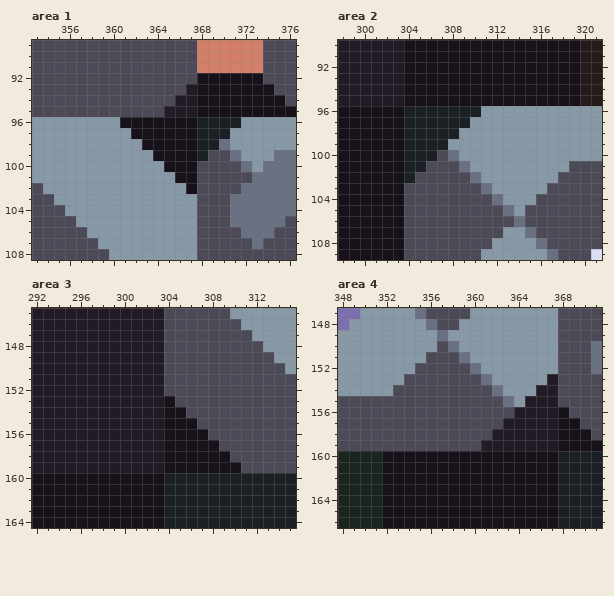
Pixel-art file -- assets/sprites/atlas/sorted-atlas.ase. The picture above is the old version.
736x736 pixels, 1 frame. Colours within 5 levels of each other are drawn and written as one. Shown: area 1: x 353..376, y 89..108; area 2: x 298..321, y 90..109; area 3: x 292..315, y 145..164; area 4: x 348..371, y 147..166. The commit also changed other parts of the picture, which this record leaves out.
After:
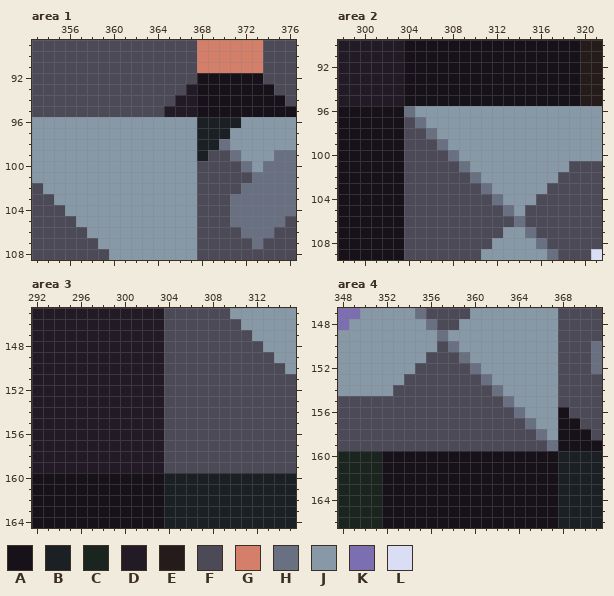
Palette (. is transparent): A #171219  B #1b2025  C #1b251f  D #221b25  E #251b1b  F #4d4a58  G #d47f6a  H #697082  J #8799a7  K #7c6fb1  L #d9def4
Edits made:
{"where": "area 1, layer \"stuff\""}
{"y":96,"x":361,"old":"AAAAAAA","new":"JJJJJJJ"}
{"y":97,"x":362,"old":"AAAAAA","new":"JJJJJJ"}
{"y":98,"x":363,"old":"AAAAA","new":"JJJJJ"}
{"y":99,"x":364,"old":"AAAA","new":"JJJJ"}
{"y":100,"x":365,"old":"AAA","new":"JJJ"}
{"y":101,"x":366,"old":"AA","new":"JJ"}
{"y":102,"x":367,"old":"A","new":"J"}
{"where": "area 2, layer \"stuff\""}
{"y":96,"x":304,"old":"BBBBBBB","new":"HJJJJJJ"}
{"y":97,"x":304,"old":"BBBBBB","new":"FHJJJJ"}
{"y":98,"x":304,"old":"BBBBB","new":"FFHJJ"}
{"y":99,"x":304,"old":"BBBB","new":"FFFH"}
{"y":100,"x":304,"old":"BBB","new":"FFF"}
{"y":101,"x":304,"old":"BB","new":"FF"}
{"y":102,"x":304,"old":"B","new":"F"}
{"where": "area 3, layer \"stuff\""}
{"y":153,"x":304,"old":"A","new":"F"}
{"y":154,"x":304,"old":"AA","new":"FF"}
{"y":155,"x":304,"old":"AAA","new":"FFF"}
{"y":156,"x":304,"old":"AAAA","new":"FFFF"}
{"y":157,"x":304,"old":"AAAAA","new":"FFFFF"}
{"y":158,"x":304,"old":"AAAAAA","new":"FFFFFF"}
{"y":159,"x":304,"old":"AAAAAAA","new":"FFFFFFF"}
{"where": "area 4, layer \"stuff\""}
{"y":153,"x":367,"old":"D","new":"J"}
{"y":154,"x":366,"old":"DD","new":"JJ"}
{"y":155,"x":365,"old":"DDD","new":"JJJ"}
{"y":156,"x":364,"old":"DDDD","new":"HJJJ"}
{"y":157,"x":363,"old":"DDDDD","new":"FFHJJ"}
{"y":158,"x":362,"old":"DDDDDD","new":"FFFFHJ"}
{"y":159,"x":361,"old":"DDDDDDD","new":"FFFFFFH"}
{"label":"changed","picture_box":[120,117,197,194]}
{"label":"changed","picture_box":[404,106,481,183]}
{"label":"changed","picture_box":[164,396,241,473]}
{"label":"changed","picture_box":[481,374,558,451]}
